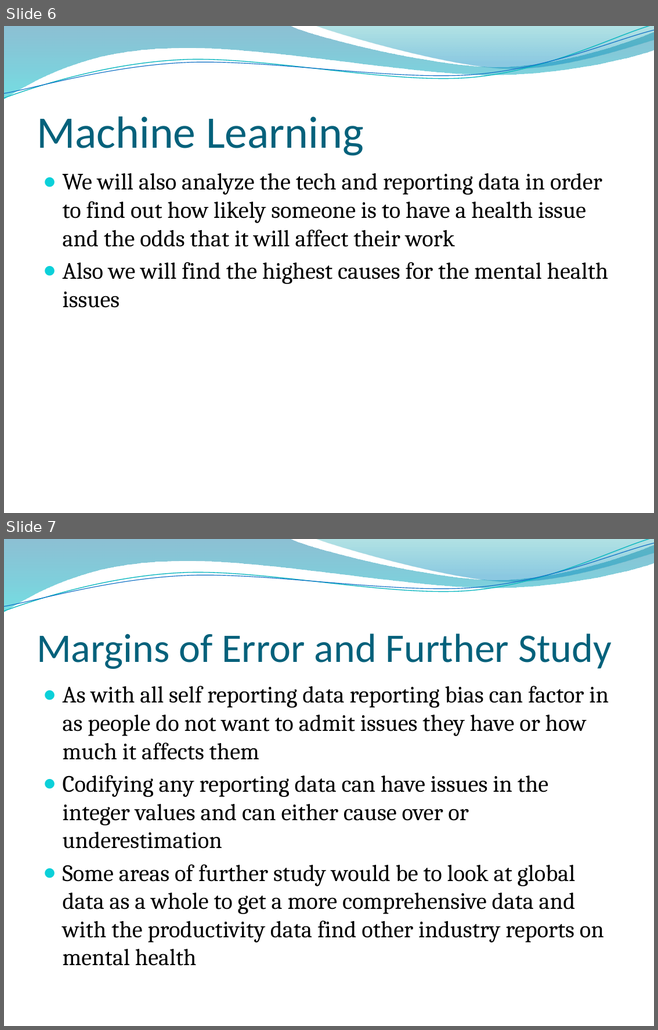
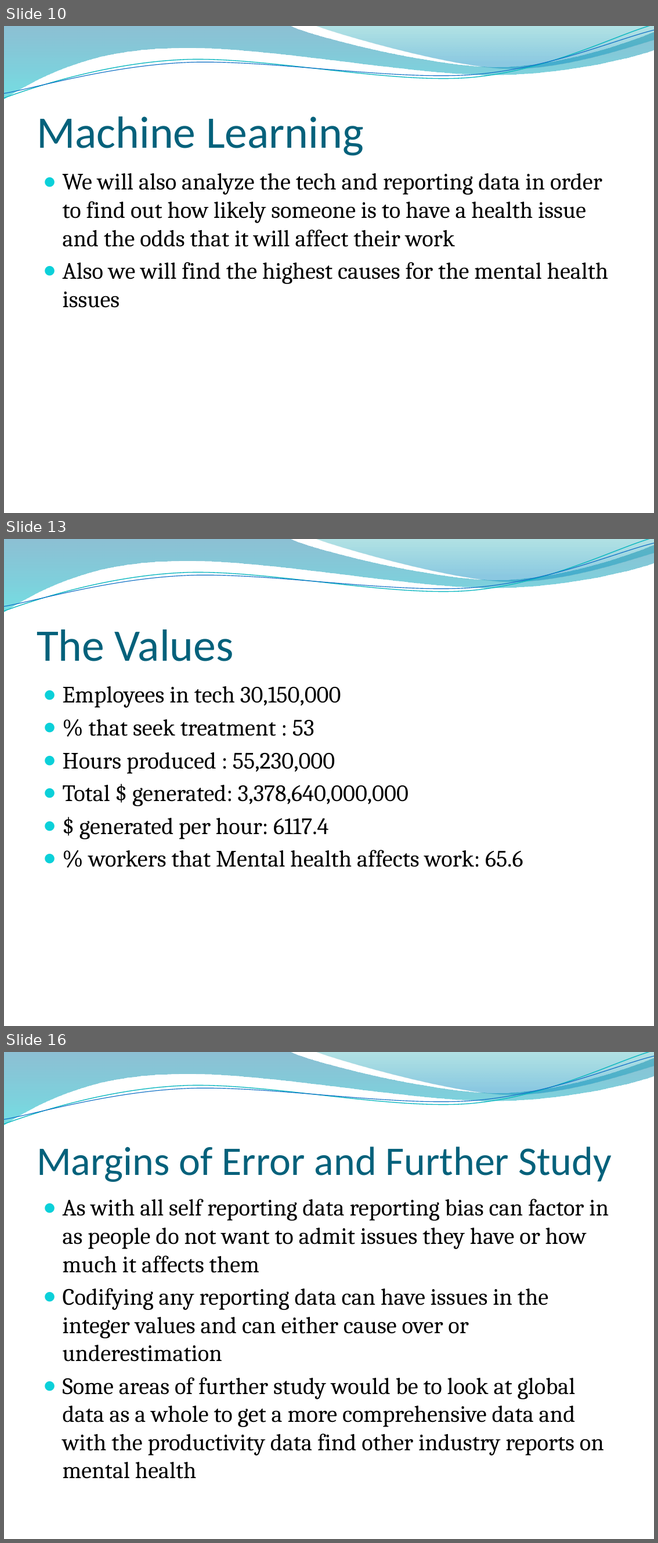
Before and after one commit to jrearth/Psych_and_Tech, a slide deck: Mental Health in Tech pres.pptx. Shown one above the other, each under a label of ours: slides 6 and 7 before the commit, slides 10, 13 and 16 after it; the slides between them are not shown. The pictures are 658x1030 and 658x1543 pixels, drawn with LibreOffice and Linux fonts; fonts in the diff are those of the drawing; background and template pictures are left out. Boxes give left, top, right and bottom in pixels: in the first picture for what was removed or moved away, otherwise in the second. Text is boxed around its words. In the diff, an @@ line names an element or a change of style, - is before the commit and + after.

```diff
--- a/Mental Health in Tech pres.pptx
+++ b/Mental Health in Tech pres.pptx
@@ slide 13 added at (4,539,654,1026), background picture (left out); not listed: 4 template elements that a slide beside it also shows @@
@@ title added at (36,629,234,661), 50 pt, text #04617B @@
+The Values
@@ text added at (63,686,523,867), 26 pt, text #000000 @@
+● Employees in tech 30,150,000
+● % that seek treatment : 53
+● Hours produced : 55,230,000
+● Total $ generated: 3,378,640,000,000
+● $ generated per hour: 6117.4
+● % workers that Mental health affects work: 65.6
@@ what was slide 6 is now slide 10 @@
@@ what was slide 7 is now slide 16 @@
```
Also in this commit, not shown: 1 slide changed, 7 other slides added.
